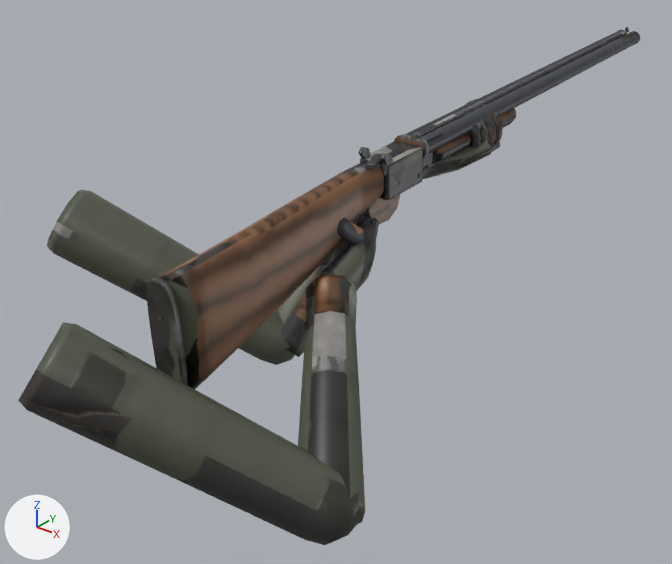
The glTF model games/shooters_edge/content/models/view/double_shotgun/double_shotgun.glb as it was, and as the next commit left it.
Before and after are seen from a 50 mm lens placed at (0.671, -0.861, 0.471), pointed at (-0.102, 0.105, -0.128). The lights are fixed; the arrows at lower left show +X, +Y and +Z. The first picture is the older version. Where no turn or scale is listed for an object, it has been applied to the vertices. Vertices at exactly the same position are counted once.

In view in the first picture: 'double_shotgun', 'double_shotgun.barrels', 'double_shotgun.hand_l', 'double_shotgun.hand_l_fore', 'double_shotgun.hand_l_upper', 'double_shotgun.hand_r', 'double_shotgun.hand_r_fore', 'double_shotgun.hand_r_upper'.
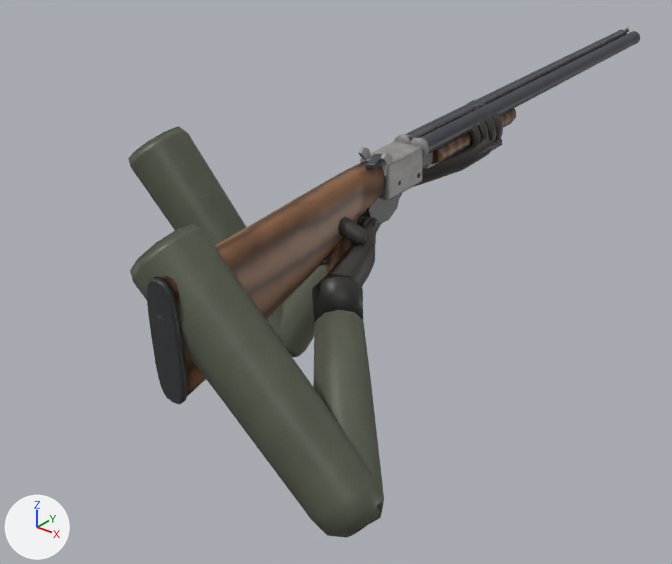
ob_double_shotgun_torso is not drawn itself; it is the parent of ob_double_shotgun_hand_l_upper, ob_double_shotgun_hand_r_upper.

Edits to the bpy script that builds the scene:
```text
Change me_double_shotgun:
    where me_double_shotgun.from_pydata(...)  # 1250 vertices, 2428 faces; spans x -0.026..0.026, y -0.403..0.057, z -0.158..0.038
    me_double_shotgun part 1: 2350 kept faces spanning x -0.026..0.026, y -0.403..0.057, z -0.158..0.038 get new texture (UV) coordinates
Change me_double_shotgun_barrels:
    where me_double_shotgun_barrels.from_pydata(...)  # 1222 vertices, 2420 faces; spans x -0.024..0.024, y -0.002..0.704, z -0.007..0.087
    me_double_shotgun_barrels part 2: 2414 kept faces spanning x -0.024..0.024, y -0.002..0.704, z -0.007..0.087 get new texture (UV) coordinates
Change me_double_shotgun_hand_l_upper:
    where me_double_shotgun_hand_l_upper.from_pydata(...)  # 60 vertices, 116 faces; spans x -0.05..0.05, y -0.012..0.346, z -0.045..0.045
    used by ob_double_shotgun_hand_l_upper; parent = ob_double_shotgun_torso; location = (-0.19, 0.0, 0.0); rotation_euler = (-0.537, 0.236, -0.437), in degrees (-31, 14, -25)
    me_double_shotgun_hand_l_upper part 3: texture (UV) coordinates of 116 of 116 faces, centred in x -0.045..0.045, y -0.012..0.346, z -0.044..0.044, changed; they spanned u 0.19..0.95, v 0.01..0.41 and now span u 0.0..0.77, v 0.01..0.36
Change me_double_shotgun_hand_l_fore:
    where me_double_shotgun_hand_l_fore.from_pydata(...)  # 70 vertices, 132 faces; spans x -0.041..0.041, y -0.012..0.274, z -0.037..0.037
    used by ob_double_shotgun_hand_l_fore; parent = ob_double_shotgun_hand_l_upper; location = (0.0, 0.32, 0.0); rotation_euler = (-1.201, 2.407, 0.461), in degrees (-69, 138, 26)
    me_double_shotgun_hand_l_fore part 4: texture (UV) coordinates of 132 of 132 faces, centred in x -0.037..0.037, y -0.012..0.274, z -0.035..0.035, changed; they spanned u 0.0..0.91, v 0.17..0.52 and now span u 0.0..0.98, v 0.16..0.55
Change me_double_shotgun_hand_l:
    where me_double_shotgun_hand_l.from_pydata(...)  # 261 vertices, 488 faces; spans x -0.037..0.075, y -0.001..0.196, z -0.062..0.026
    used by ob_double_shotgun_hand_l; parent = ob_double_shotgun_hand_l_fore; location = (0.0, 0.27, 0.0); rotation_euler = (0.747, 0.0, 0.205), in degrees (43, 0, 12)
    me_double_shotgun_hand_l part 5: texture (UV) coordinates of 488 of 488 faces, centred in x -0.033..0.073, y 0.021..0.195, z -0.059..0.024, changed; they spanned u 0.0..1.0, v 0.17..0.96 and now span u 0.0..0.9, v 0.16..0.94
Change me_double_shotgun_hand_r_upper:
    where me_double_shotgun_hand_r_upper.from_pydata(...)  # 60 vertices, 116 faces; spans x -0.05..0.05, y -0.012..0.346, z -0.045..0.045
    used by ob_double_shotgun_hand_r_upper; parent = ob_double_shotgun_torso; location = (0.19, 0.0, 0.0); rotation_euler = (-0.869, -0.795, 0.494), in degrees (-50, -46, 28)
    me_double_shotgun_hand_r_upper part 6: texture (UV) coordinates of 116 of 116 faces, centred in x -0.045..0.045, y -0.012..0.346, z -0.044..0.044, changed; they spanned u 0.0..0.83, v 0.01..0.41 and now span u 0.06..0.95, v 0.01..0.36
Change me_double_shotgun_hand_r_fore:
    where me_double_shotgun_hand_r_fore.from_pydata(...)  # 70 vertices, 132 faces; spans x -0.041..0.041, y -0.012..0.274, z -0.037..0.037
    used by ob_double_shotgun_hand_r_fore; parent = ob_double_shotgun_hand_r_upper; location = (0.0, 0.32, 0.0); rotation_euler = (1.863, 0.0776, -0.525), in degrees (107, 4.4, -30)
    me_double_shotgun_hand_r_fore part 7: texture (UV) coordinates of 132 of 132 faces, centred in x -0.037..0.037, y -0.012..0.274, z -0.035..0.035, changed; they spanned u 0.0..0.98, v 0.17..0.52 and now span u 0.0..0.99, v 0.01..0.51
Change me_double_shotgun_hand_r:
    where me_double_shotgun_hand_r.from_pydata(...)  # 261 vertices, 488 faces; spans x -0.0385..0.0644, y -0.0018..0.1249, z -0.0229..0.0605
    used by ob_double_shotgun_hand_r; parent = ob_double_shotgun_hand_r_fore; location = (0.0, 0.27, 0.0); rotation_euler = (-0.461, 0.0, 0.329), in degrees (-26, 0, 19)
    me_double_shotgun_hand_r part 8: texture (UV) coordinates of 488 of 488 faces, centred in x -0.0347..0.0639, y 0.0119..0.1229, z -0.0218..0.0579, changed; they spanned u 0.0..0.98, v 0.17..0.96 and now span u 0.0..0.99, v 0.01..0.96
Change ob_double_shotgun_torso:
    ob_double_shotgun_torso.location: (-0.18, -0.3, 0.0) -> (-0.18, -0.14, 0.06)
Change ob_double_shotgun_hand_l_upper:
    ob_double_shotgun_hand_l_upper.rotation_euler: (-0.537, 0.236, -0.437) -> (-0.9, -0.0126, -0.688)  # degrees (-31, 14, -25) -> degrees (-52, -0.7, -39)
Change ob_double_shotgun_hand_l_fore:
    ob_double_shotgun_hand_l_fore.rotation_euler: (-1.201, 2.407, 0.461) -> (-1.769, 2.512, 0.404)  # degrees (-69, 138, 26) -> degrees (-101, 144, 23)
Change ob_double_shotgun_hand_l:
    ob_double_shotgun_hand_l.rotation_euler: (0.747, 0.0, 0.205) -> (0.733, 0.0, -0.115)  # degrees (43, 0, 12) -> degrees (42, 0, -6.6)
Change ob_double_shotgun_hand_r_upper:
    ob_double_shotgun_hand_r_upper.rotation_euler: (-0.869, -0.795, 0.494) -> (-1.373, -0.795, 0.48)  # degrees (-50, -46, 28) -> degrees (-79, -46, 28)
Change ob_double_shotgun_hand_r_fore:
    ob_double_shotgun_hand_r_fore.rotation_euler: (1.863, 0.0776, -0.525) -> (2.38, 0.23, -0.421)  # degrees (107, 4.4, -30) -> degrees (136, 13, -24)
Change ob_double_shotgun_hand_r:
    ob_double_shotgun_hand_r.rotation_euler: (-0.461, 0.0, 0.329) -> (-0.432, -0.0000146, 0.255)  # degrees (-26, 0, 19) -> degrees (-25, 0, 15)
```

Where the change shows, as pixel boxes (x1, y1, x2, y2) in the pictures (672 x 564 px):
'double_shotgun.hand_r_upper', moved, turned: before (18, 322, 360, 545); after (130, 224, 383, 538)
'double_shotgun.hand_l_upper', surface changed, moved, turned: before (47, 190, 295, 365); after (128, 126, 285, 346)
'double_shotgun.hand_r_fore', surface changed, moved, turned (darker): before (298, 274, 365, 525); after (312, 274, 384, 525)
'double_shotgun.hand_r', surface changed, moved, turned: before (319, 215, 379, 291); after (319, 215, 378, 287)
'double_shotgun.hand_l_fore', surface changed, moved, turned: before (278, 265, 326, 357); after (280, 193, 402, 357)
'double_shotgun.hand_l', moved, turned: before (422, 99, 503, 179); after (413, 100, 503, 187)
part 1 of me_double_shotgun, surface changed: before (147, 134, 429, 389); after (147, 134, 429, 405)
part 2 of me_double_shotgun_barrels, surface changed: (406, 27, 640, 169) in both
part 8 of me_double_shotgun_hand_r, surface changed: (319, 216, 378, 286) in both
